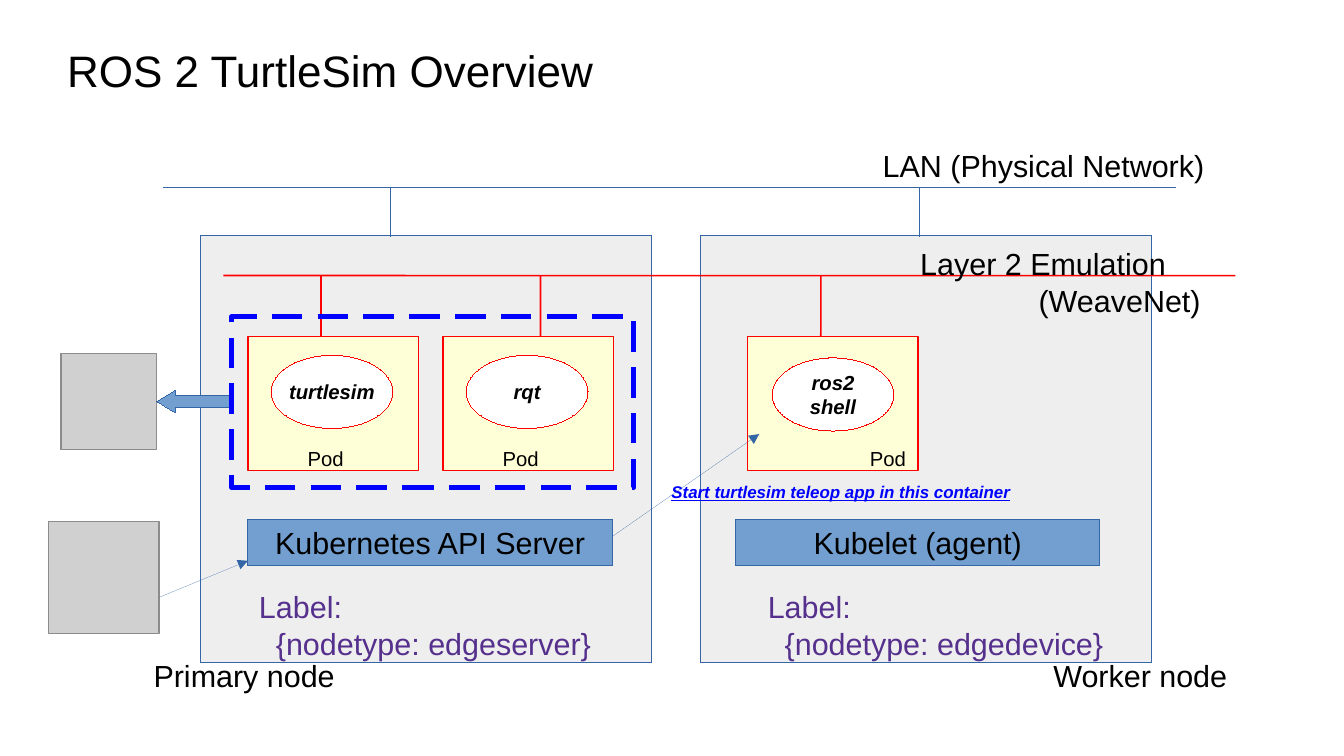
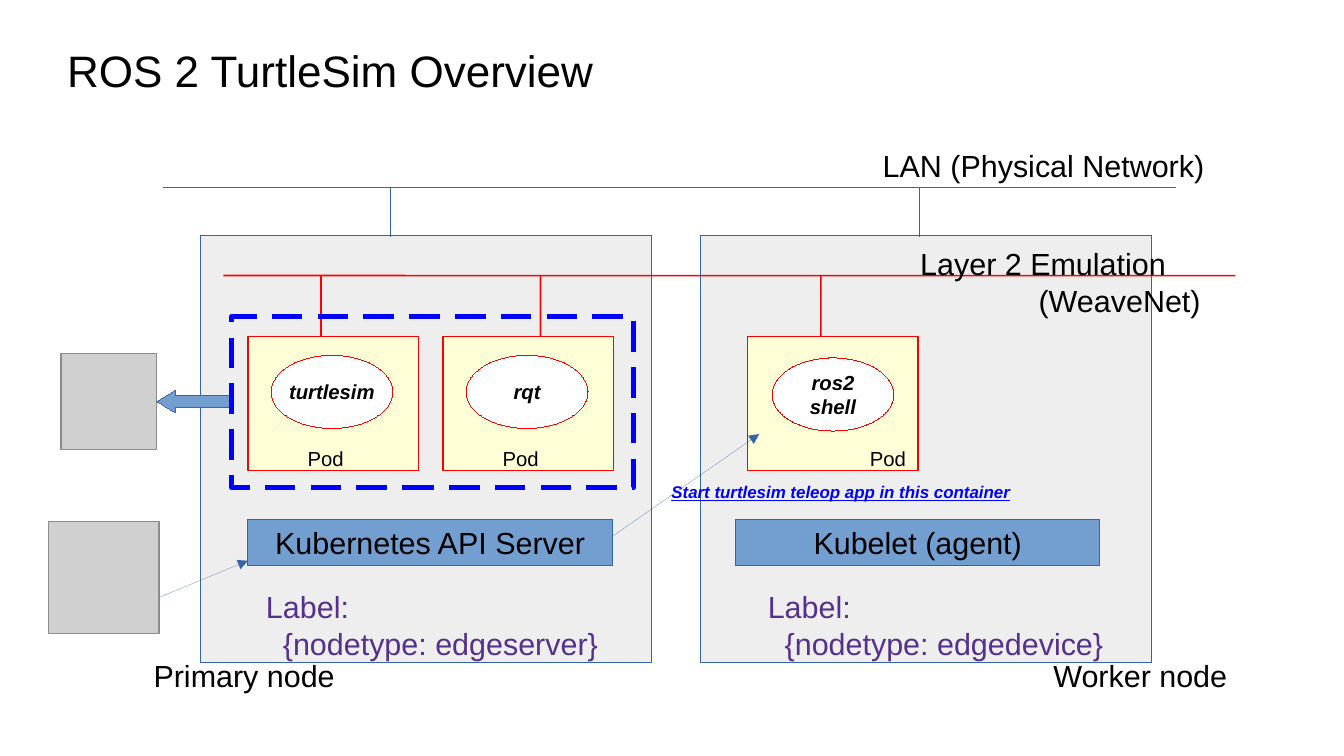
Before and after one commit to fujitatomoya/ros_k8s, a slide deck: slide 7 of images/system_overview.odp. Drawn at 1344x756 pixels with LibreOffice and Linux fonts; fonts in the diff are those of the drawing; grey boxes stand for pictures. Boxes give left, top, right and bottom in pixels: in the first picture for what was removed or moved away, otherwise in the second. Text is boxed around its words. In the diff, an @@ line names an element or a change of style, - is before the commit and + after.

```diff
--- a/images/system_overview.odp
+++ b/images/system_overview.odp
@@ text "Label:": place and size @@
-text "Label:" at box(259, 596, 591, 661)
+text "Label:" at box(266, 596, 598, 661)
```
Also in this commit, not shown: 1 slide added.
